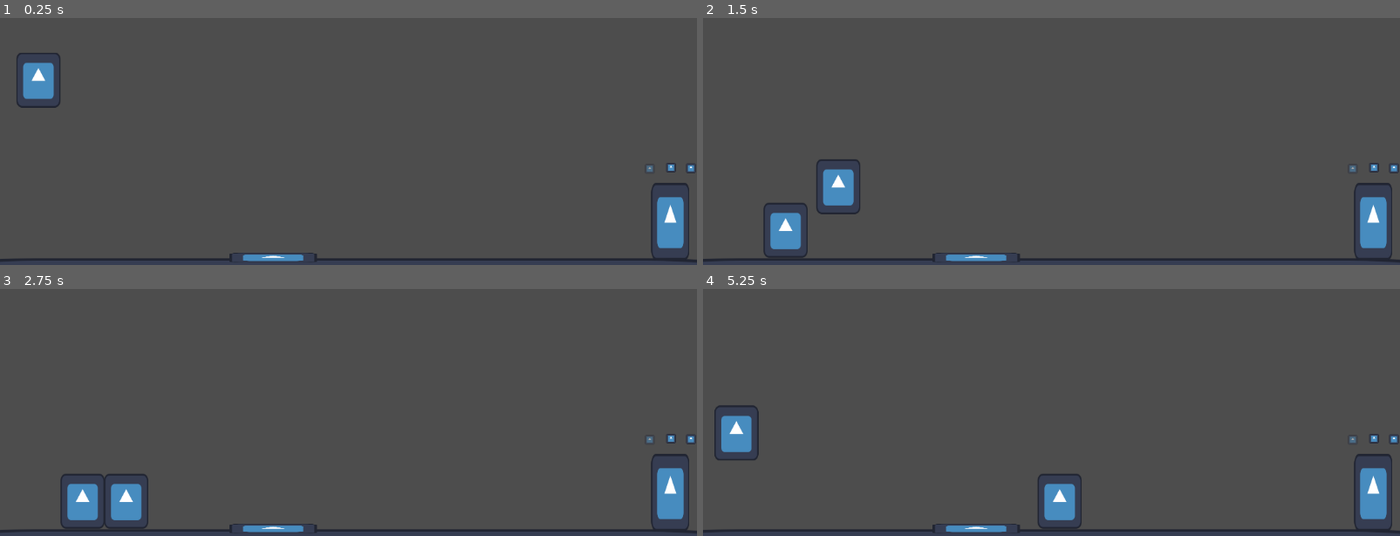
Above: before the commit, frames 1-4 (two rows, left to right).
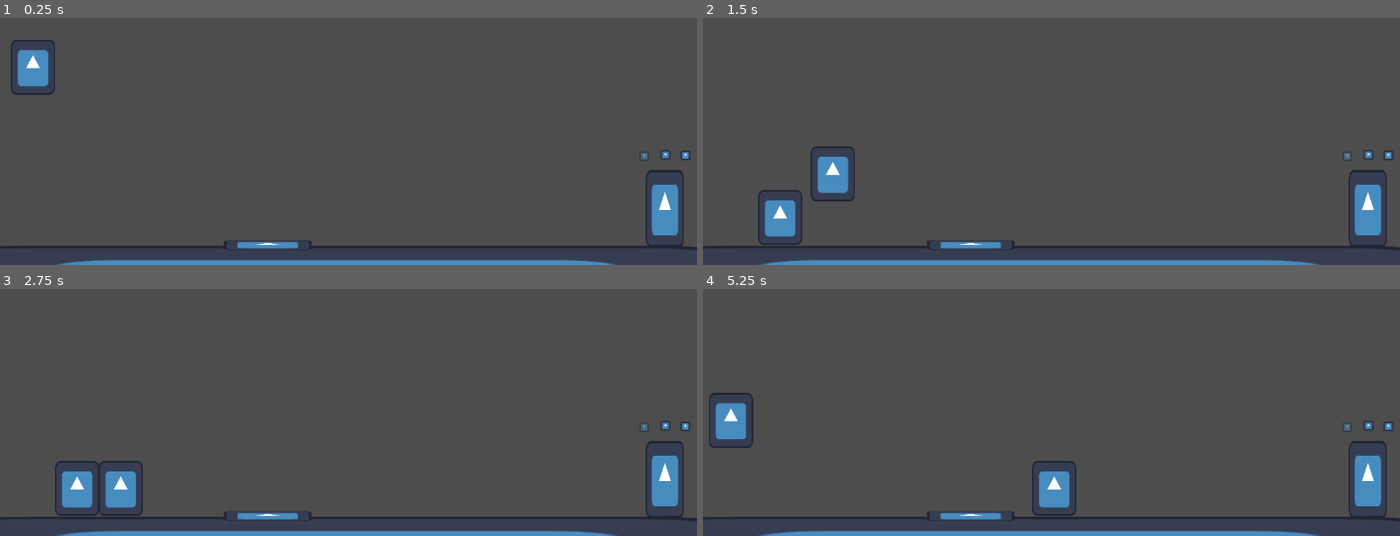
Above: after the commit, the same moments.

Repository: Branly0/SGame
Game: Godot game, scene res://scene/Test1.tscn
The game is run twice, just before and just after one commit, with the same random seed, the same clock (stepped at 60 frames per second) and the same inputs. The engine's default icon, where the game draws it, is replaced by a stand-in: a white triangle on a blue panel in a dark square.
Inputs:
- Up to frame 1 (0.25 s): no input
- Up to frame 2 (1.5 s): tap Enter (ui_accept) at 0.5, 0.77 s; hold Right (ui_right) from 0.53 s (still down); tap C (clone) at 0.6 s; tap Tab (switch_fucos) at 1.35 s
- Up to frame 3 (2.75 s): tap Enter (ui_accept) at 1.52 s; release Right (ui_right) at 2.03 s; hold Left (ui_left) from 2.03 s (still down); tap C (clone) at 2.1 s
- Up to frame 4 (5.25 s): release Left (ui_left) at 2.78 s; hold Right (ui_right) 2.78-4.28 s; tap Tab (switch_fucos) at 2.85, 4.35 s; tap Enter (ui_accept) at 3.02, 3.77, 4.52 s; tap C (clone) at 3.6, 5.1 s; hold Left (ui_left) 4.28-5.03 s; hold Right (ui_right) from 5.03 s (still down)

The runs differ from the first frame. In frame 1, 5.8% of the frame differs, in the area x 0-100%, y 8-100%; in frame 2, 6.7%; in frame 3, 6.6%; in frame 4, 6.8%, in the area x 0-100%, y 42-100%.

Commit message:
new pc initial commit

Diff:
--- a/scene/Test1.tscn
+++ b/scene/Test1.tscn
@@ -22,7 +22,7 @@
 texture = ExtResource("1_xknv7")
 
 [node name="Camera2D" type="Camera2D" parent="." unique_id=1864179125]
-position = Vector2(576, 334)
+position = Vector2(585, 355)
 scale = Vector2(0.7421871, 1.9687501)
 
 [node name="DoorManenger" parent="." unique_id=562858353 node_paths=PackedStringArray("door", "plate") instance=ExtResource("2_xknv7")]
--- a/scene/manenger/door_manenger.tscn
+++ b/scene/manenger/door_manenger.tscn
@@ -6,7 +6,7 @@
 script = ExtResource("1_txqm3")
 
 [node name="Timer" type="Timer" parent="." unique_id=1326153046]
-wait_time = 3.0
+wait_time = 2.0
 one_shot = true
 
 [connection signal="timeout" from="Timer" to="." method="_on_timer_timeout"]
--- a/scripts/Controllers/door_manenger.gd
+++ b/scripts/Controllers/door_manenger.gd
@@ -24,9 +24,9 @@
 		door.is_open = false
 		door.state = 1
 	print(timer.time_left)
-	if timer.time_left <=2 and timer_has_started and timer.time_left != 0:
+	if timer.time_left < 3 and timer_has_started and timer.time_left != 0:
 		door.state = 2
-
+	delta
 func _on_timer_timeout() -> void:
 	door.is_open = true
 	door.state = 3
--- a/scripts/Objects/door.gd
+++ b/scripts/Objects/door.gd
@@ -38,6 +38,6 @@
 	var sprite:Sprite2D = get_child(1)
 	sprite.modulate.a = 1
 
-func _on_body_entered(body: CharacterBody2D) -> void:
+func _on_body_entered(body: Node2D) -> void:
 	if body.is_in_group("player") and is_open:
 		print("game won")
--- a/scripts/Objects/plate.gd
+++ b/scripts/Objects/plate.gd
@@ -30,7 +30,7 @@
 
 
 
-func _on_body_entered(body: CharacterBody2D) -> void:
+func _on_body_entered(body: Node2D) -> void:
 	if body.is_in_group("player"):
 		PlayerCounter += 1
 
